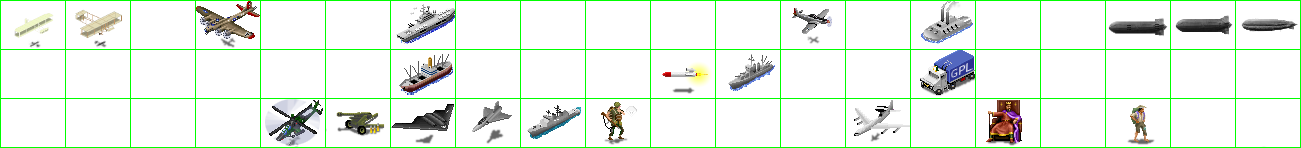
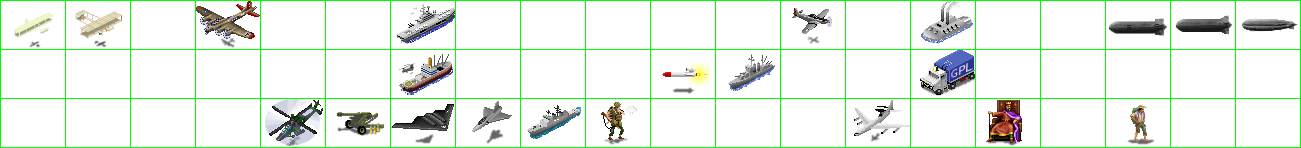
The second 1301 × 148 image is a revision of the first. Changes to its layers:
painted on "units" over [399,61,426,89]
painted on "grid" over [399,61,426,89]
